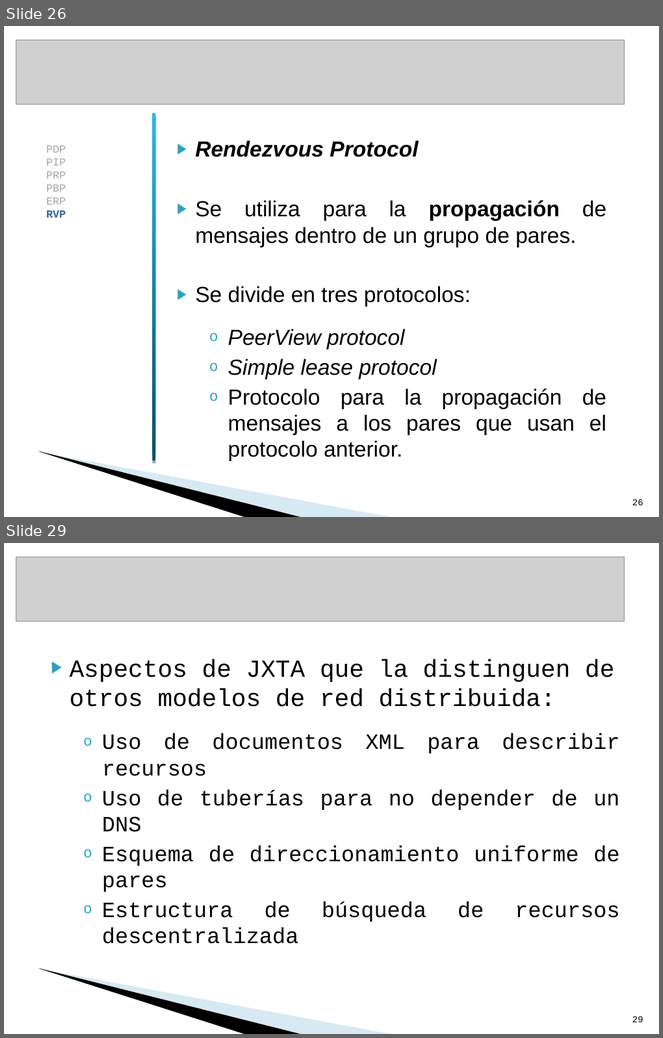
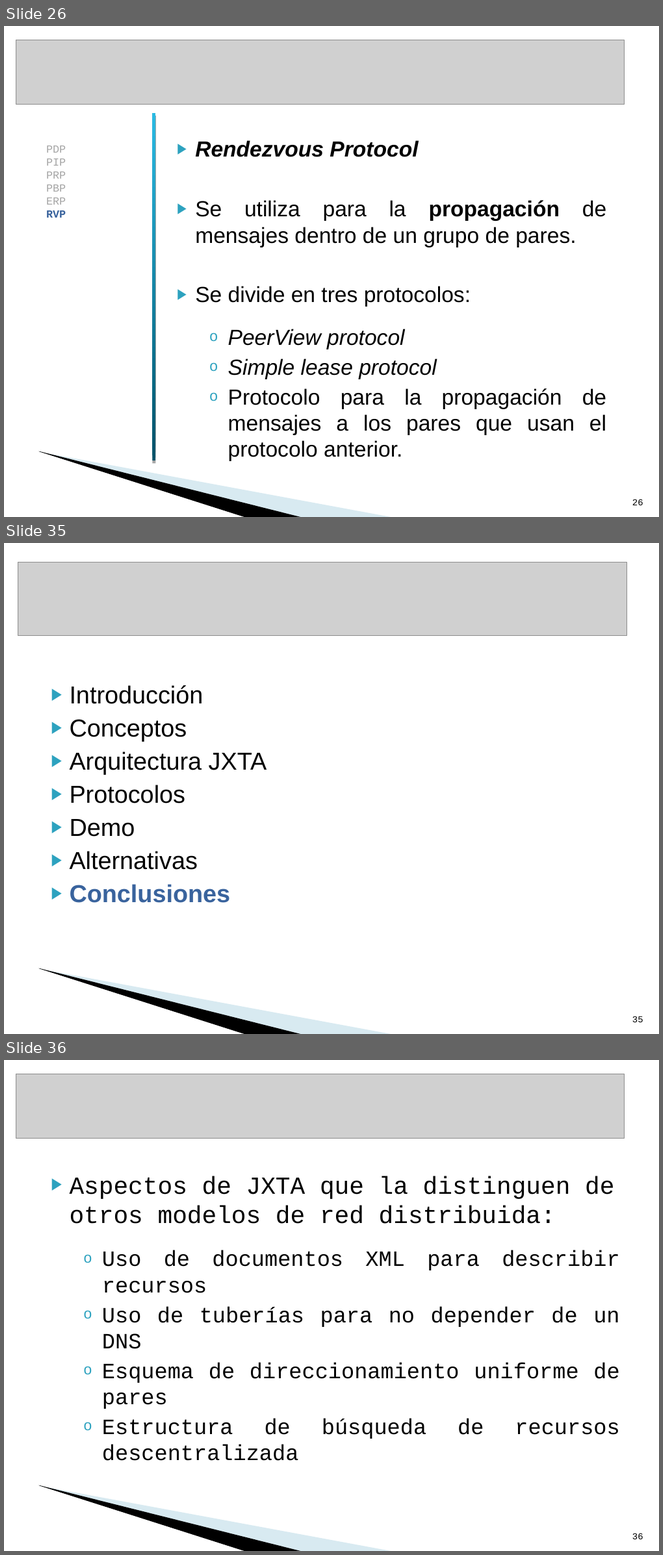
Before and after one commit to txedo/isi-practicas-5, a slide deck: sistemas-colaboracion/p2p-jxta/presentacion/PresentaciónColaboracion.ppt. Shown one above the other, each under a label of ours: slides 26 and 29 before the commit, slides 26, 35 and 36 after it; the slides between them are not shown. The pictures are 663x1038 and 663x1555 pixels, drawn with LibreOffice and Linux fonts; fonts in the diff are those of the drawing; grey boxes stand for pictures; background and template pictures are left out. Boxes give left, top, right and bottom in pixels: in the first picture for what was removed or moved away, otherwise in the second. Text is boxed around its words. In the diff, an @@ line names an element or a change of style, - is before the commit and + after.

Commit message:
colaborativos: * tienes, o te pego dos hostias, que poner el título en las traspas de las alternativas

```diff
--- a/sistemas-colaboracion/p2p-jxta/presentacion/PresentaciónColaboracion.ppt
+++ b/sistemas-colaboracion/p2p-jxta/presentacion/PresentaciónColaboracion.ppt
@@ slide 35 added at [4,543,659,1034], background #FFFFFF; not listed: 2 template elements that a slide beside it also shows @@
@@ picture added at [18,562,627,635] @@
@@ text added at [70,685,267,903], 27 pt, text #000000 @@
+▶ Introducción
+▶ Conceptos
+▶ Arquitectura JXTA
+▶ Protocolos
+▶ Demo
+▶ Alternativas
+▶ Conclusiones
@@ page number added at [633,1016,644,1023], 10 pt, text #000000 @@
+35
@@ what was slide 29 is now slide 36 @@
@@ page number at [633,1533,644,1540]: text changed @@
-29
+36
```
Also in this commit, not shown: 7 slides changed, 6 other slides added, 1 other file.
